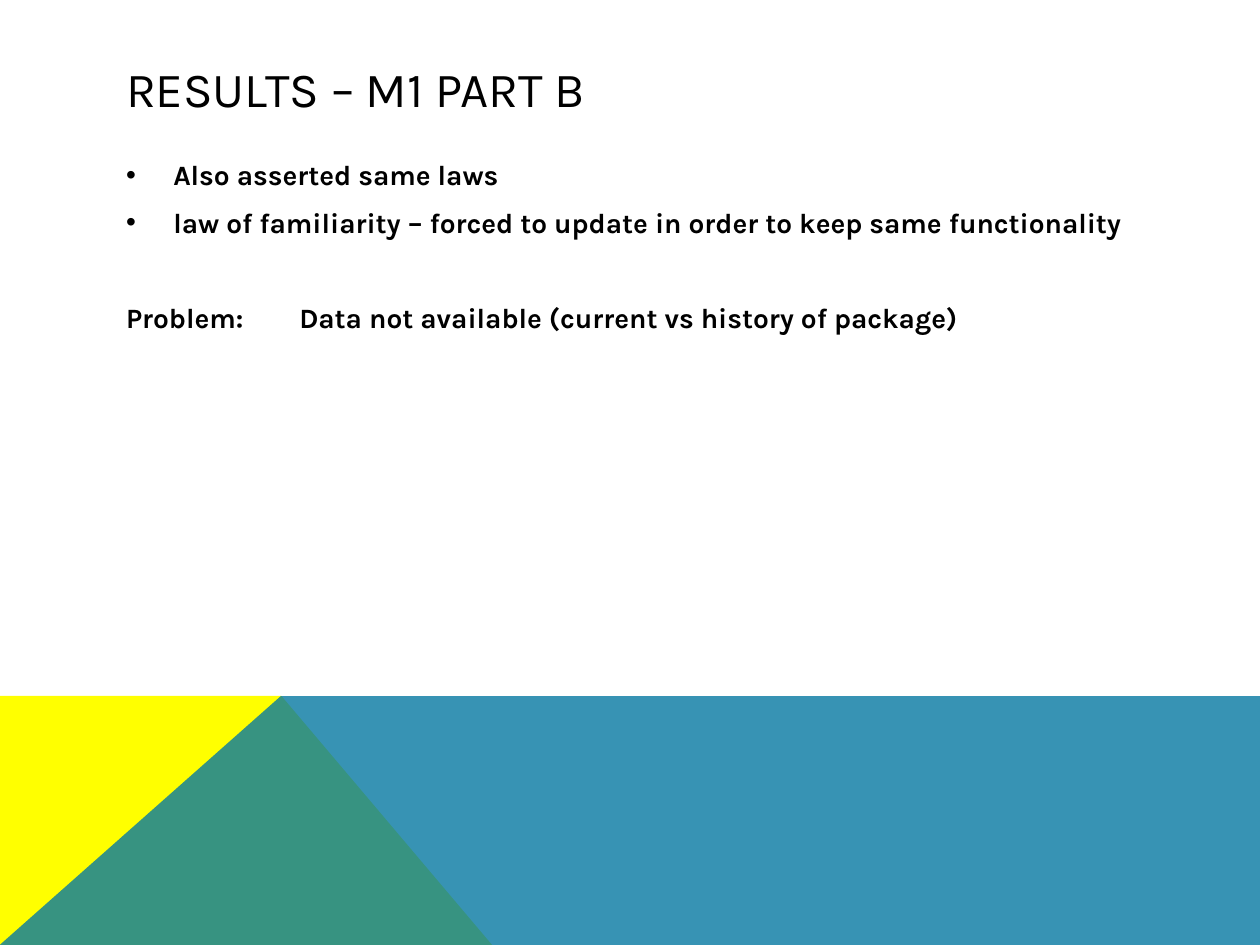
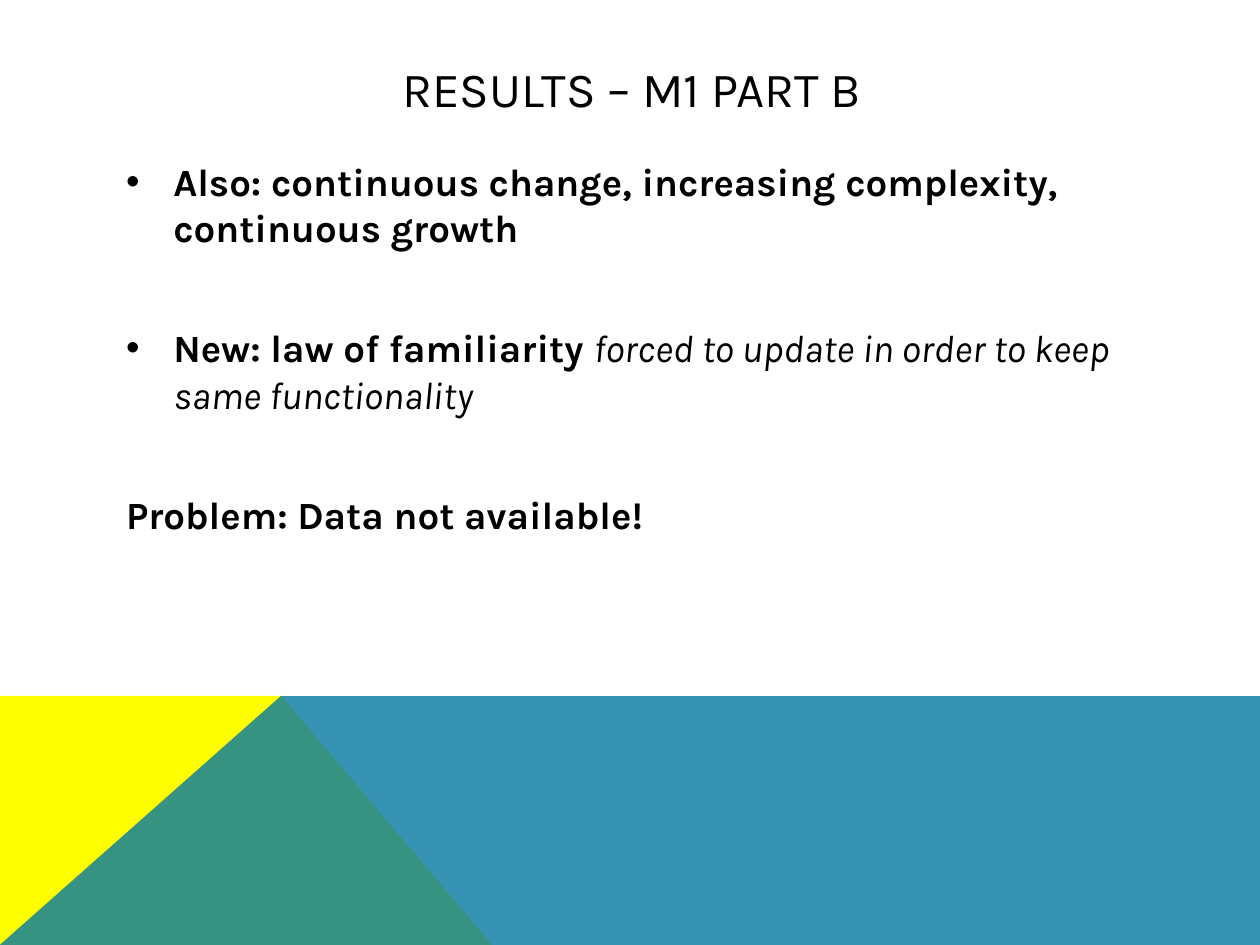
Before and after one commit to eburdon/Seng371-SoftwareEvolutionClassProject, a slide deck: slide 8 of Presentation_PythonEvolution.pptx (slide 9 before the commit). Drawn at 1260x945 pixels with LibreOffice and Linux fonts; fonts in the diff are those of the drawing. Boxes give left, top, right and bottom in pixels: in the first picture for what was removed or moved away, otherwise in the second. Text is boxed around its words. In the diff, an @@ line names an element or a change of style, - is before the commit and + after.

```diff
--- a/Presentation_PythonEvolution.pptx
+++ b/Presentation_PythonEvolution.pptx
@@ title "RESULTS – M1 PART B" at [402,75,861,108]: alignment left to centre @@
@@ text at [126,168,1110,530]: text changed; size 16 to 22 pt @@
-• Also asserted same laws
-• law of familiarity – forced to update in order to keep same functionality
-Problem: Data not available (current vs history of package)
+• Also: continuous change, increasing complexity, continuous growth
+• New: law of familiarity forced to update in order to keep same functionality
+Problem: Data not available!
```
Also in this commit, not shown: 8 other slides changed, 1 slide removed.
